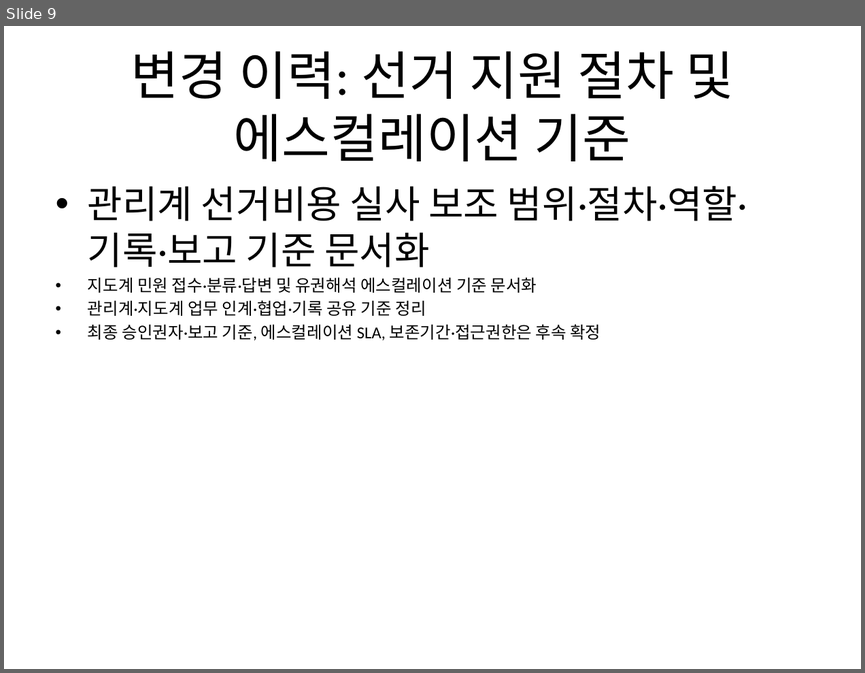
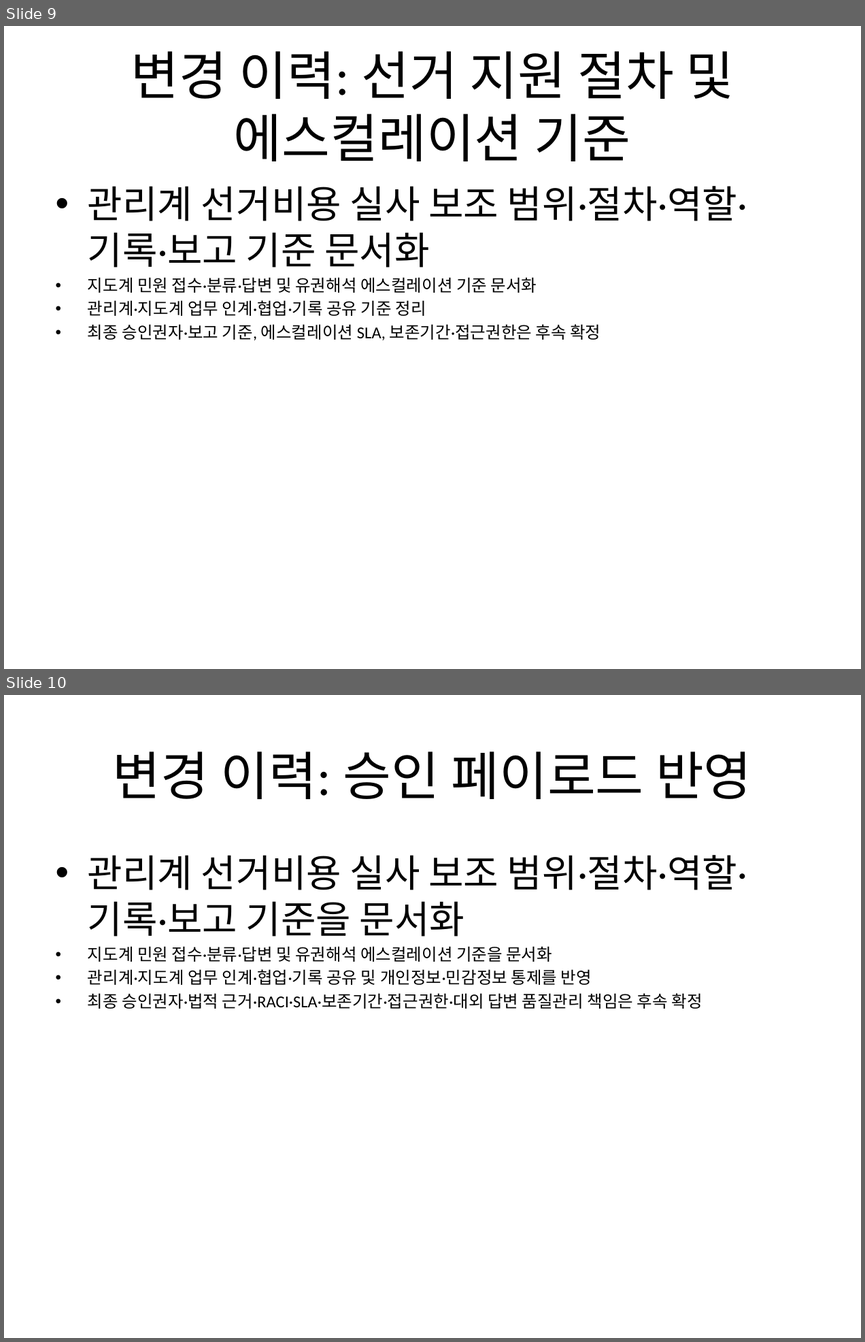
Before and after one commit to Abraxaspark91/n8n_termpjt, a slide deck: scenarios/S10_election_office_support/deliverables/선관위_업무브리핑_덱.pptx. Shown one above the other, each under a label of ours: slide 9 before the commit, slides 9 and 10 after it. The pictures are 865x673 and 865x1342 pixels, drawn with LibreOffice and Linux fonts; fonts in the diff are those of the drawing. Boxes give left, top, right and bottom in pixels: in the first picture for what was removed or moved away, otherwise in the second. Text is boxed around its words. In the diff, an @@ line names an element or a change of style, - is before the commit and + after.

```diff
--- a/scenarios/S10_election_office_support/deliverables/선관위_업무브리핑_덱.pptx
+++ b/scenarios/S10_election_office_support/deliverables/선관위_업무브리핑_덱.pptx
@@ slide 10 added at (4, 695, 861, 1338), background #FFFFFF @@
@@ title added at (113, 751, 752, 799), 44 pt, text #000000 @@
+변경 이력: 승인 페이로드 반영
@@ text added at (88, 855, 747, 1008), 14 pt, text #000000 @@
+• 관리계 선거비용 실사 보조 범위·절차·역할·기록·보고 기준을 문서화
+• 지도계 민원 접수·분류·답변 및 유권해석 에스컬레이션 기준을 문서화
+• 관리계·지도계 업무 인계·협업·기록 공유 및 개인정보·민감정보 통제를 반영
+• 최종 승인권자·법적 근거·RACI·SLA·보존기간·접근권한·대외 답변 품질관리 책임은 후속 확정
```
Also in this commit, not shown: 2 slides changed, 8 other files.
